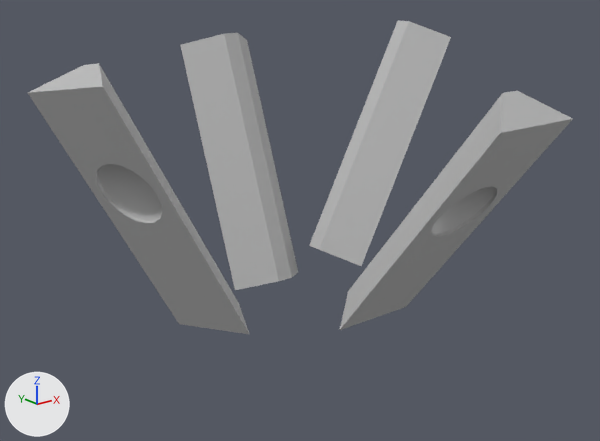
The FBX model 2019 Game Level Design/Hand_Monument_White_Box_Just_Monolith_EX.fbx, before and after one commit.
Both versions are drawn from a camera (50 mm lens) standing at (-1.15, -1.288, 0.648) and looking at (-0.107, 0.015, 0.127). The lights are fixed; the arrows at lower left show +X, +Y and +Z. Both versions are drawn at frame 336 of the action 'Take 001'; the numbers are the values there.

Objects in the first picture: 'Monolith01', 'Monolith02', 'Monolith03', 'Monolith04'.
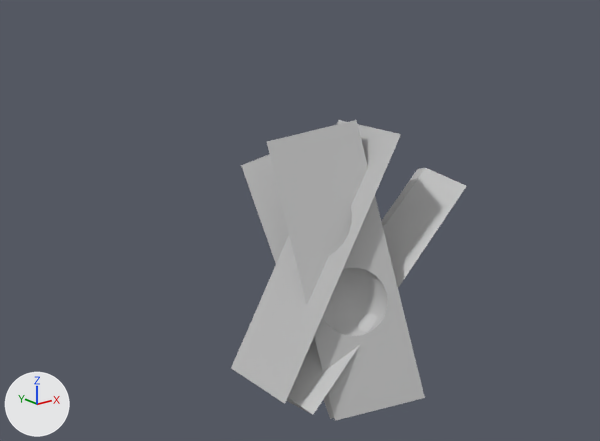
Pixel boxes [x1, y1, x2, y2] of what changed, in the pictures (600 x 441 px):
'Monolith04', moved, turned
    before: [180, 33, 298, 290]
    after: [267, 120, 425, 421]
'Monolith01', moved, turned
    before: [28, 63, 249, 334]
    after: [286, 168, 466, 414]
'Monolith03', moved, turned
    before: [309, 20, 451, 266]
    after: [231, 120, 401, 404]
'Monolith02', moved, turned
    before: [340, 91, 573, 330]
    after: [241, 154, 334, 419]

Patch to the scene script:
```diff
--- a/2019 Game Level Design/Hand_Monument_White_Box_Just_Monolith_EX.fbx.py
+++ b/2019 Game Level Design/Hand_Monument_White_Box_Just_Monolith_EX.fbx.py
@@ me_mesh_002 @@
 me_mesh_002.from_pydata(...)  # 169 vertices, 167 faces; spans x -9.7..-1.9, y -30.0..30.0, z -9.7..9.7
 # used by ob_monolith03; parent = ob_monolith_grp; location = (20.45, 25.04, -19.46); rotation_euler = (0.0, 3.142, -0.488), in degrees (0, 180, -28)
+# me_mesh_002 part 3: the whole mesh is turned -180 degrees about the y axis through the mesh origin
 me_mesh_002.materials.append(mat_lambert1)
@@ me_mesh_001 @@
 me_mesh_001.from_pydata(...)  # 169 vertices, 167 faces; spans x -9.7..-1.9, y -30.0..30.0, z -9.7..9.7
 # used by ob_monolith02; parent = ob_monolith_grp; location = (-0.722, 21.56, 22.09); rotation_euler = (1.571, 0.904, 1.571), in degrees (90, 52, 90)
+# me_mesh_001 part 2: the whole mesh is turned 90 degrees about the y axis through the mesh origin
 me_mesh_001.materials.append(mat_lambert1)
@@ me_mesh_003 @@
 me_mesh_003.from_pydata(...)  # 169 vertices, 167 faces; spans x -9.7..-1.9, y -30.0..30.0, z -9.7..9.7
 # used by ob_monolith04; parent = ob_monolith_grp; location = (-1.577, 20.85, -26.91); rotation_euler = (-1.571, -1.219, 1.571), in degrees (-90, -70, 90)
+# me_mesh_003 part 1: the whole mesh is turned -90 degrees about the y axis through the mesh origin
 me_mesh_003.materials.append(mat_lambert1)
@@ ob_monolith03 @@
 ob_monolith03.parent = ob_monolith_grp
-ob_monolith03.location = (20.45, 25.04, -19.46)
-ob_monolith03.rotation_euler = (0.0, 3.142, -0.488)  # degrees (0, 180, -28)
+ob_monolith03.location = (0.0, -0.00162, 0.0)
+ob_monolith03.rotation_euler = (-0.00676, -3.134, -0.528)  # degrees (-0.4, -180, -30)
@@ ob_monolith01 @@
 ob_monolith01.parent = ob_monolith_grp
-ob_monolith01.location = (-35.93, 22.14, -9.28)
-ob_monolith01.rotation_euler = (0.0186, 0.323, 0.504)  # degrees (1.1, 19, 29)
+ob_monolith01.location = (0.0, -0.00162, 0.0)
+ob_monolith01.rotation_euler = (0.0, 0.459, 2.324)  # degrees (0, 26, 133)
@@ ob_monolith02 @@
 ob_monolith02.parent = ob_monolith_grp
-ob_monolith02.location = (-0.722, 21.56, 22.09)
-ob_monolith02.rotation_euler = (1.571, 0.904, 1.571)  # degrees (90, 52, 90)
+ob_monolith02.location = (0.0, -0.00162, 0.0)
+ob_monolith02.rotation_euler = (2.577, 0.0, 0.0)  # degrees (148, 0, 0)
@@ ob_monolith04 @@
 ob_monolith04.parent = ob_monolith_grp
-ob_monolith04.location = (-1.577, 20.85, -26.91)
-ob_monolith04.rotation_euler = (-1.571, -1.219, 1.571)  # degrees (-90, -70, 90)
+ob_monolith04.location = (0.0, -0.00162, 0.0)
+ob_monolith04.rotation_euler = (2.676, -0.556, 0.259)  # degrees (153, -32, 15)
```
